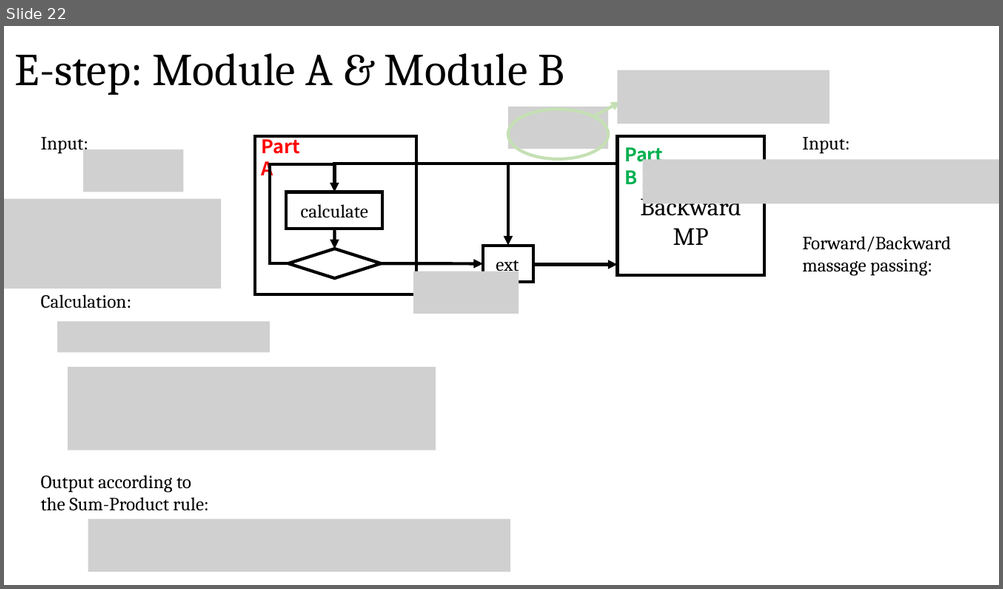
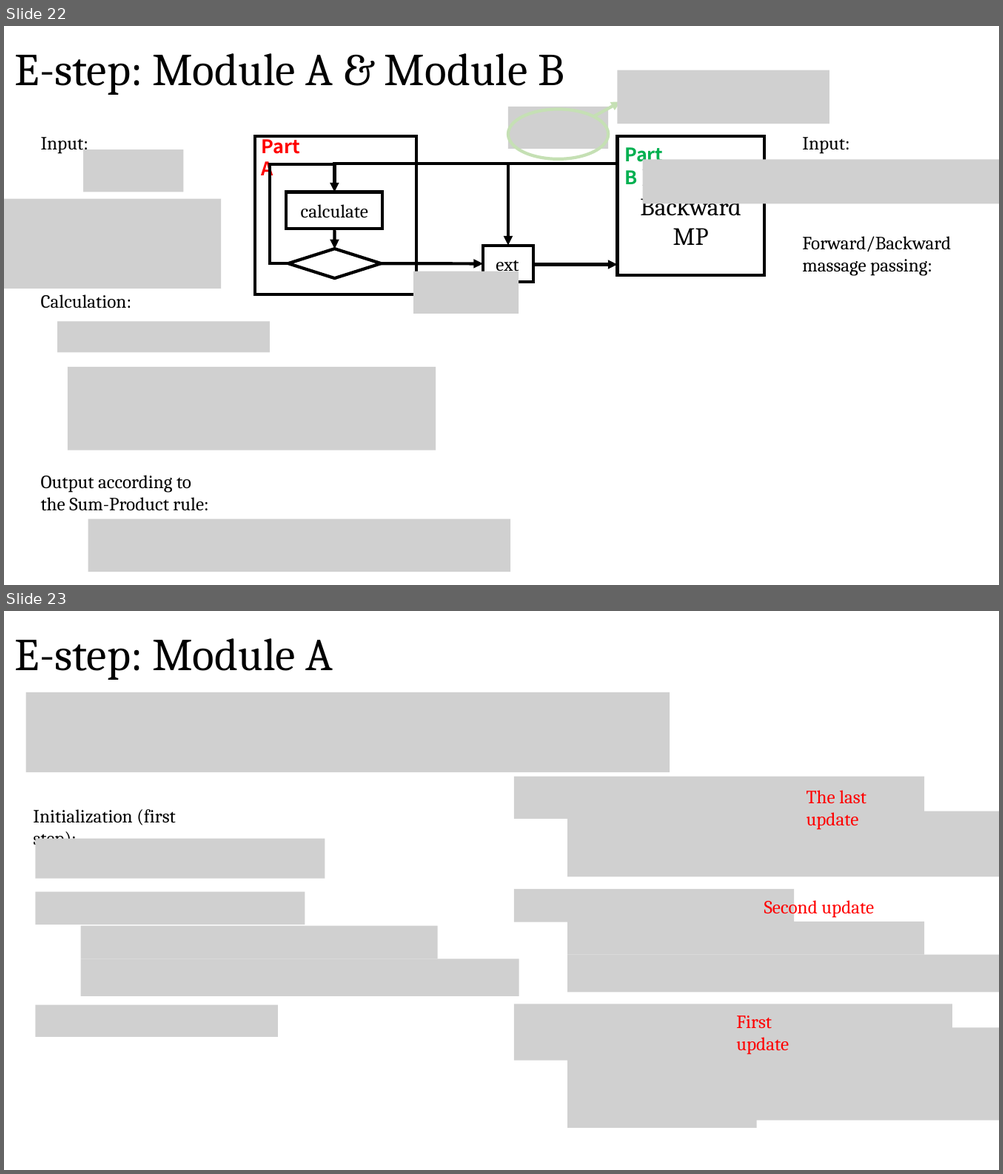
Before and after one commit to Brook1711/RIS-Angular-Domain, a slide deck: doc/RIS-angular-domain组会汇报.pptx. Shown one above the other, each under a label of ours: slide 22 before the commit, slides 22 and 23 after it. The pictures are 1003x589 and 1003x1174 pixels, drawn with LibreOffice and Linux fonts; fonts in the diff are those of the drawing; grey boxes stand for pictures. Boxes give left, top, right and bottom in pixels: in the first picture for what was removed or moved away, otherwise in the second. Text is boxed around its words. In the diff, an @@ line names an element or a change of style, - is before the commit and + after.

```diff
--- a/doc/RIS-angular-domain组会汇报.pptx
+++ b/doc/RIS-angular-domain组会汇报.pptx
@@ slide 23 added at (4, 611, 999, 1170), background #FFFFFF @@
@@ text added at (15, 638, 333, 680), 44 pt, text #000000 @@
+E-step: Module A
@@ picture added at (25, 692, 669, 772) @@
@@ picture added at (514, 777, 924, 819) @@
@@ text added at (33, 809, 175, 849), 18 pt, text #000000 @@
+Initialization (first step):
@@ text added at (806, 790, 866, 830), 18 pt, text #FF0000 @@
+The last update
@@ picture added at (567, 811, 999, 877) @@
@@ picture added at (35, 839, 325, 879) @@
@@ picture added at (35, 892, 304, 925) @@
@@ picture added at (514, 889, 794, 922) @@
@@ text added at (764, 897, 874, 918), 18 pt, text #FF0000 @@
+Second update
@@ picture added at (81, 925, 438, 959) @@
@@ picture added at (567, 922, 924, 955) @@
@@ picture added at (81, 960, 519, 997) @@
@@ picture added at (567, 955, 999, 992) @@
@@ picture added at (35, 1005, 278, 1037) @@
@@ picture added at (514, 1004, 951, 1061) @@
@@ picture added at (567, 1028, 999, 1121) @@
@@ text added at (736, 1016, 788, 1055), 18 pt, text #FF0000 @@
+First update
@@ picture added at (567, 1096, 756, 1129) @@
```
Also in this commit, not shown: 1 slide changed, 2 other files.
